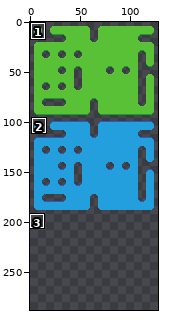
Pixel-art file, stored at tiles/tsdc-tileset-16.ase. The first picture is a wide view before the edit; the outline marks the close-up.
Close-up. Earlier state:
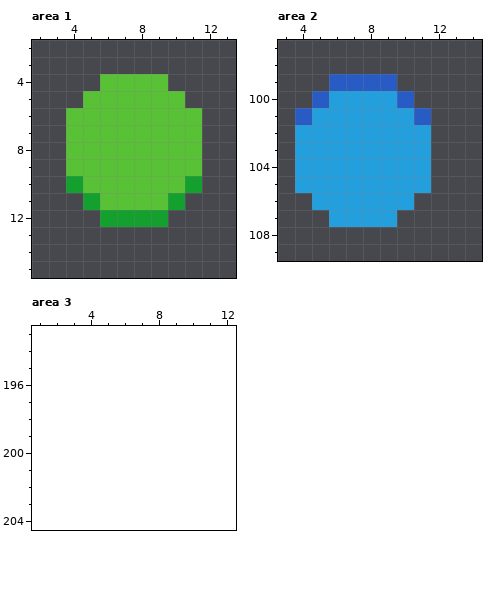
128x192 pixels, 1 frame. Shown: area 1: x 2..13, y 2..15; area 2: x 3..14, y 97..109; area 3: x 1..12, y 193..204. The old version is drawn lined up with the new one, on the new canvas. The commit also changed other parts of the picture, which this record leaves out.
And afterwards:
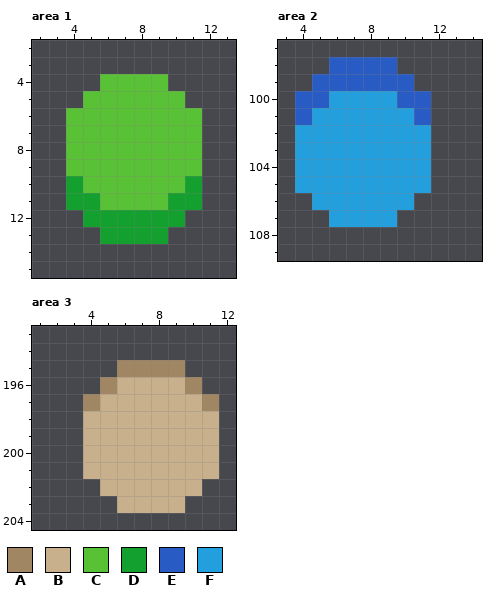
Palette (. is transparent): A #a08662  B #c7b08b  C #59c135  D #14a02e  E #285cc4  F #249fde
From old to new:
canvas 128x192 -> 128x288
--- area 1
@@ x 2..13 @@
 10 ..DCCCCCCD..
-11 ...DCCCCD...
-12 ....DDDD....
-13 ............
+11 ..DDCCCCDD..
+12 ...DDDDDD...
+13 ....DDDD....
 14 ............
--- area 2
@@ x 3..14 @@
  97 ............
- 98 ............
- 99 ...EEEE.....
-100 ..EFFFFE....
+ 98 ...EEEE.....
+ 99 ..EEEEEE....
+100 .EEFFFFEE...
 101 .EFFFFFFE...
--- area 3
@@ x 1..12 @@
 194 ............
-195 ............
-196 ............
-197 ............
-198 ............
-199 ............
-200 ............
-201 ............
-202 ............
-203 ............
+195 .....AAAA...
+196 ....ABBBBA..
+197 ...ABBBBBBA.
+198 ...BBBBBBBB.
+199 ...BBBBBBBB.
+200 ...BBBBBBBB.
+201 ...BBBBBBBB.
+202 ....BBBBBB..
+203 .....BBBB...
 204 ............
Changed places in both close-ups, as pixel boxes (x1, y1, x2, y2):
added: (66, 193, 202, 244)
added: (295, 57, 431, 108)
added: (83, 360, 219, 513)
